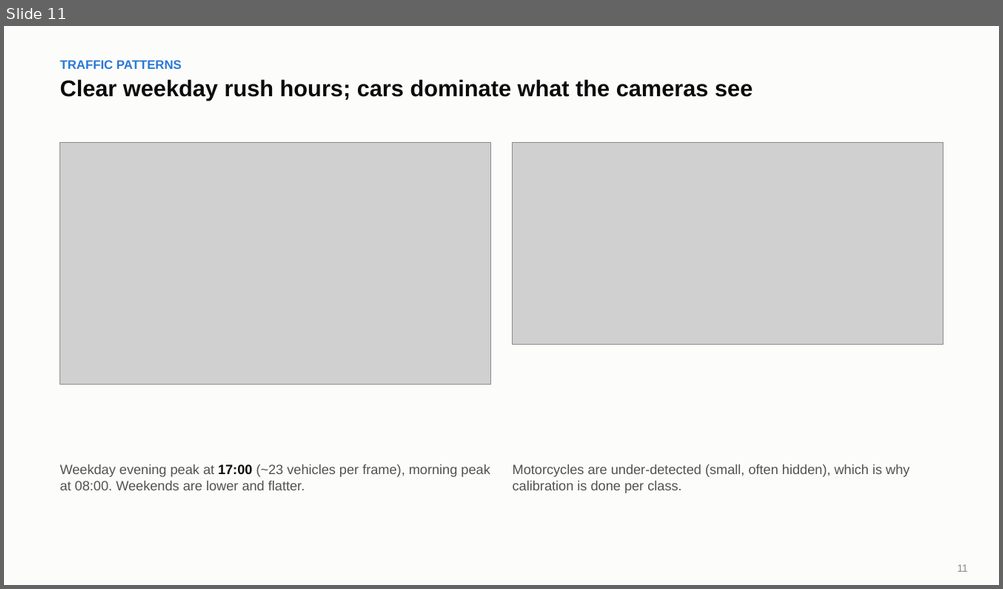
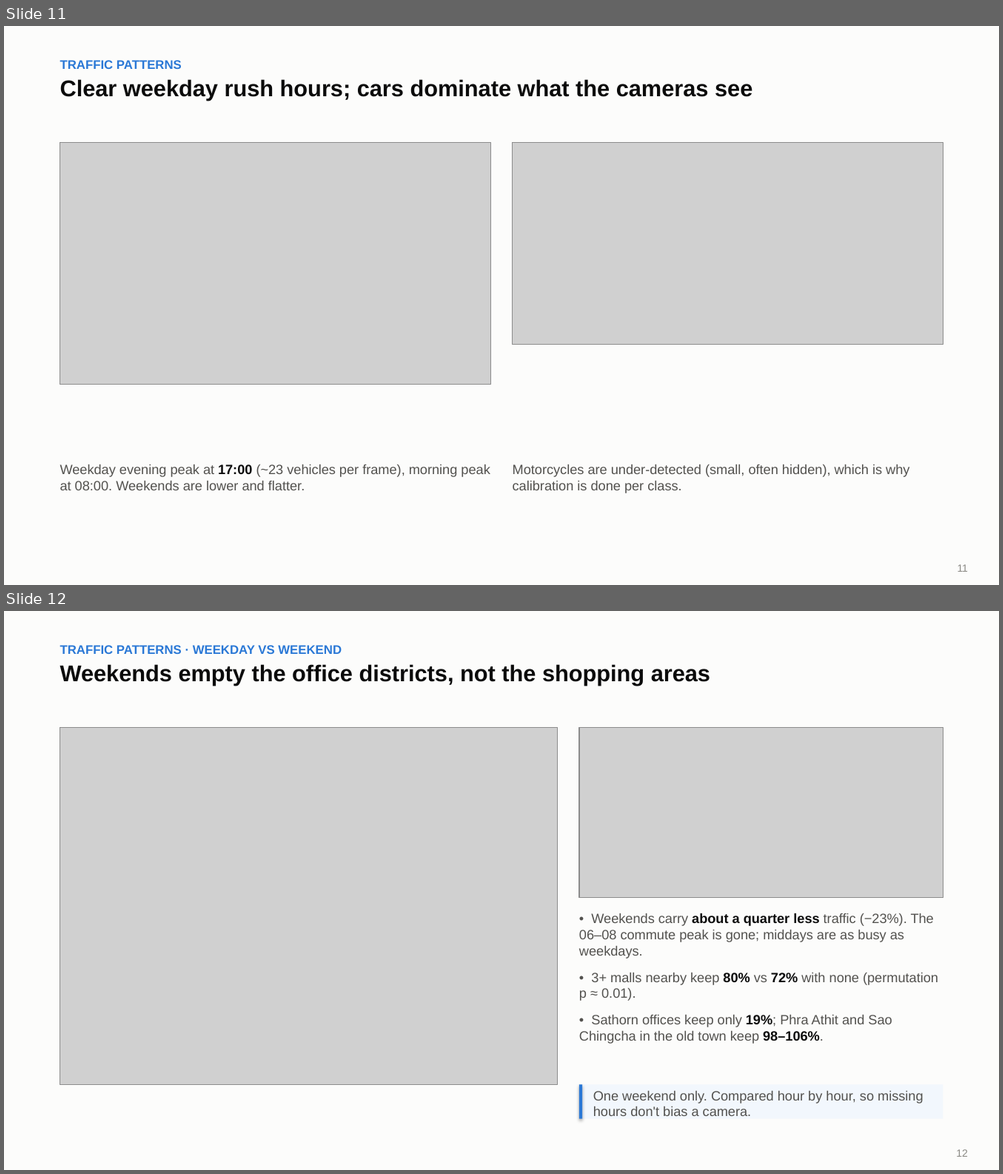
Before and after one commit to PEN1TENT/DSDE-final-project, a slide deck: reports/slides/slides.pptx. Shown one above the other, each under a label of ours: slide 11 before the commit, slides 11 and 12 after it. The pictures are 1003x589 and 1003x1174 pixels, drawn with LibreOffice and Linux fonts; fonts in the diff are those of the drawing; grey boxes stand for pictures. Boxes give left, top, right and bottom in pixels: in the first picture for what was removed or moved away, otherwise in the second. Text is boxed around its words. In the diff, an @@ line names an element or a change of style, - is before the commit and + after.

```diff
--- a/reports/slides/slides.pptx
+++ b/reports/slides/slides.pptx
@@ slide 12 added at box(4, 611, 999, 1170), background #FCFCFB @@
@@ text added at box(60, 645, 341, 654), 12 pt, text #2A78D6, bold @@
+TRAFFIC PATTERNS · WEEKDAY VS WEEKEND
@@ text added at box(60, 664, 710, 686), 22 pt, text #0B0B0B, bold @@
+Weekends empty the office districts, not the shopping areas
@@ picture added at box(60, 727, 558, 1085) @@
@@ picture added at box(579, 727, 943, 898) @@
@@ text added at box(579, 913, 938, 1044), 13 pt, text #52514E @@
+• Weekends carry about a quarter less traffic (−23%). The 06–08 commute peak is gone; middays are as busy as weekdays.
+• 3+ malls nearby keep 80% vs 72% with none (permutation p ≈ 0.01).
+• Sathorn offices keep only 19%; Phra Athit and Sao Chingcha in the old town keep 98–106%.
@@ rectangle added at box(579, 1085, 943, 1119), fill #F2F7FD @@
@@ rectangle added at box(579, 1085, 582, 1119), fill #2A78D6 @@
@@ text added at box(593, 1091, 923, 1116), 13 pt, text #52514E @@
+One weekend only. Compared hour by hour, so missing hours don't bias a camera.
@@ text added at box(956, 1150, 967, 1157), 10 pt, text #8A8984 @@
+12
```
Also in this commit, not shown: 6 slides changed, 10 other files.
